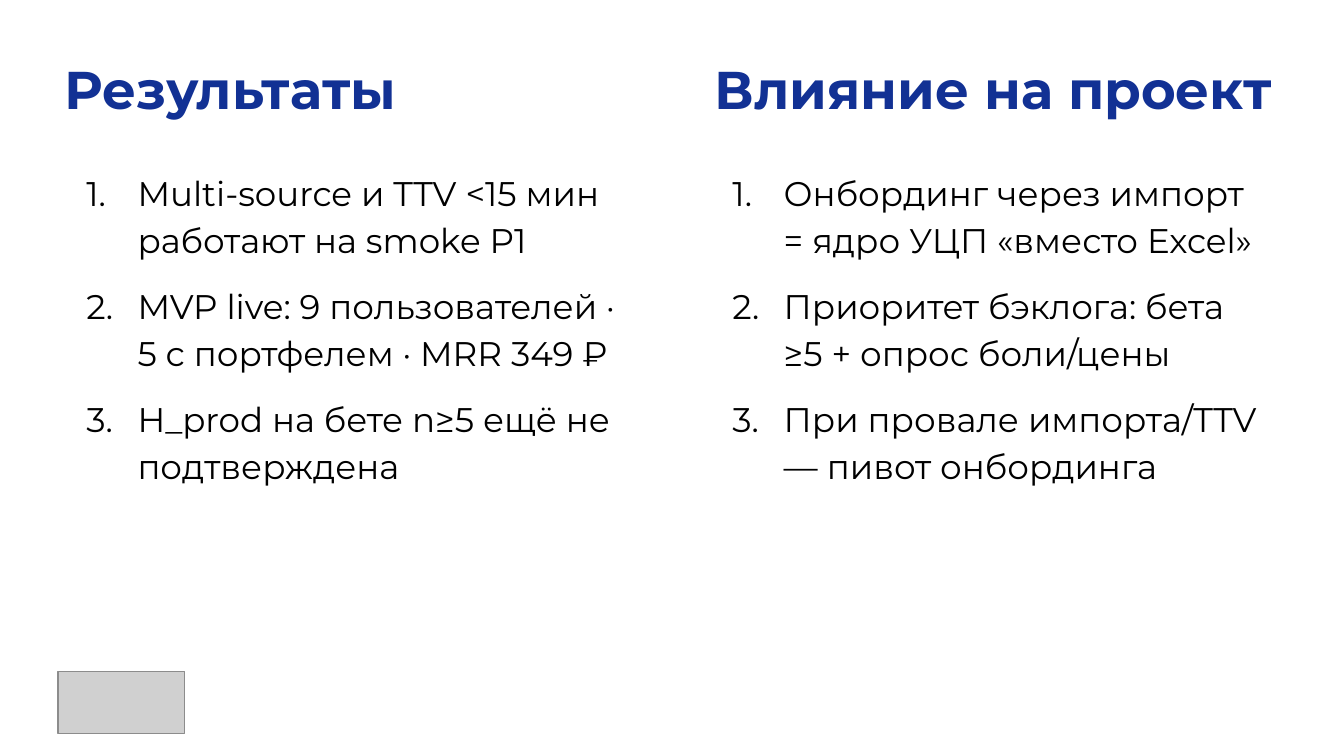
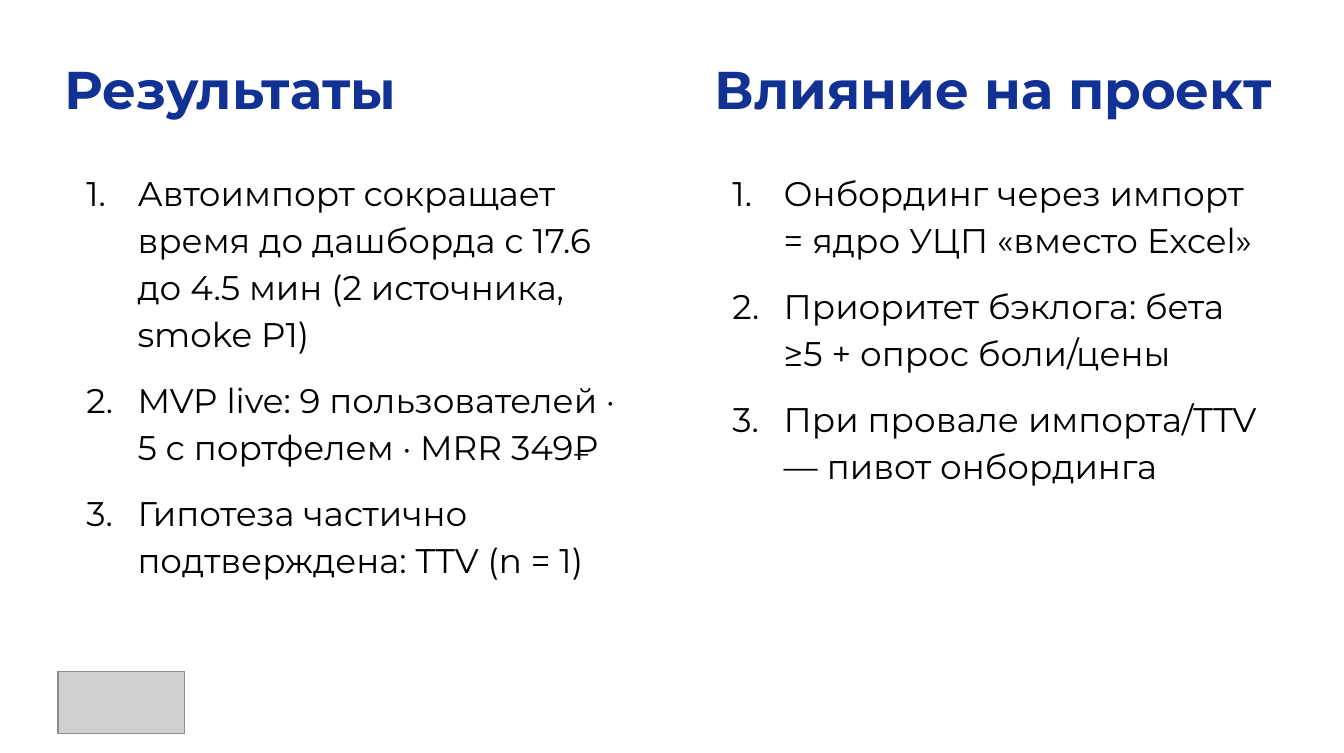
Before and after one commit to funcid/mipt-masters-coursework, a slide deck: slide 9 of 3 semester/FuncFund_ВКРС/I — НИР 3/01 — Финал/FuncFund_индивидуальная_презентация_НИР 3_финал.pptx (slide 8 before the commit). Drawn at 1344x753 pixels with LibreOffice and Linux fonts; fonts in the diff are those of the drawing; grey boxes stand for pictures. Boxes give left, top, right and bottom in pixels: in the first picture for what was removed or moved away, otherwise in the second. Text is boxed around its words. In the diff, an @@ line names an element or a change of style, - is before the commit and + after.

```diff
--- a/3 semester/FuncFund_ВКРС/I — НИР 3/01 — Финал/FuncFund_индивидуальная_презентация_НИР 3_финал.pptx
+++ b/3 semester/FuncFund_ВКРС/I — НИР 3/01 — Финал/FuncFund_индивидуальная_презентация_НИР 3_финал.pptx
@@ text at [138, 182, 599, 580]: text changed @@
-1. Multi-source и TTV <15 мин работают на smoke P1
-2. MVP live: 9 пользователей · 5 с портфелем · MRR 349 ₽
-3. H_prod на бете n≥5 ещё не подтверждена
+1. Автоимпорт сокращает время до дашборда с 17.6 до 4.5 мин (2 источника, smoke P1)
+2. MVP live: 9 пользователей · 5 с портфелем · MRR 349₽
+3. Гипотеза частично подтверждена: TTV (n = 1)
```
Also in this commit, not shown: 6 other slides changed, 1 slide added, 8 other files.
